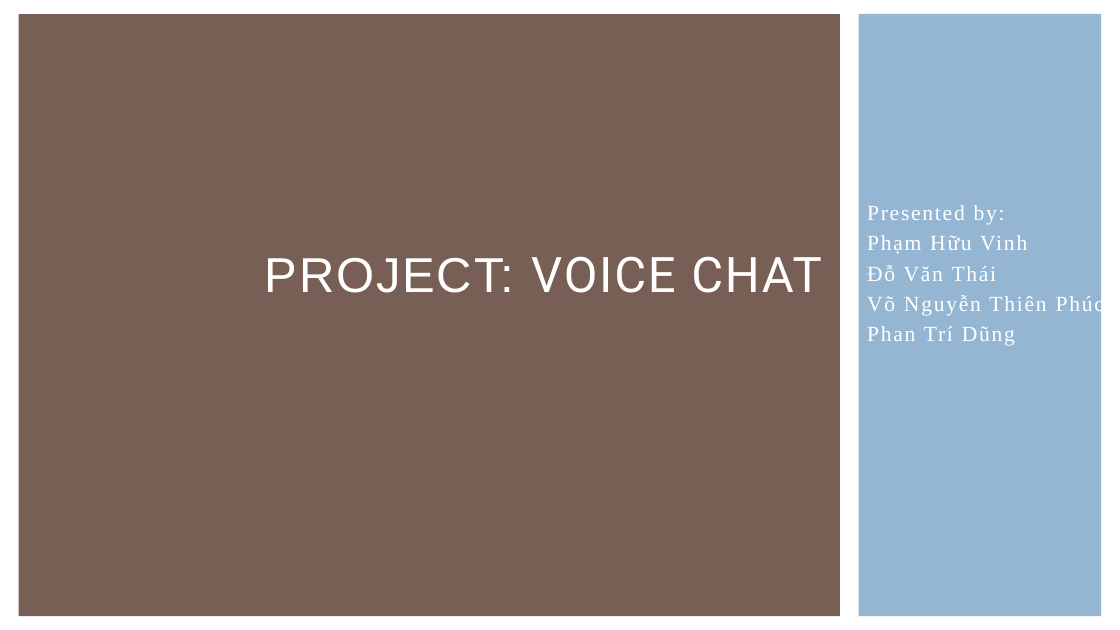
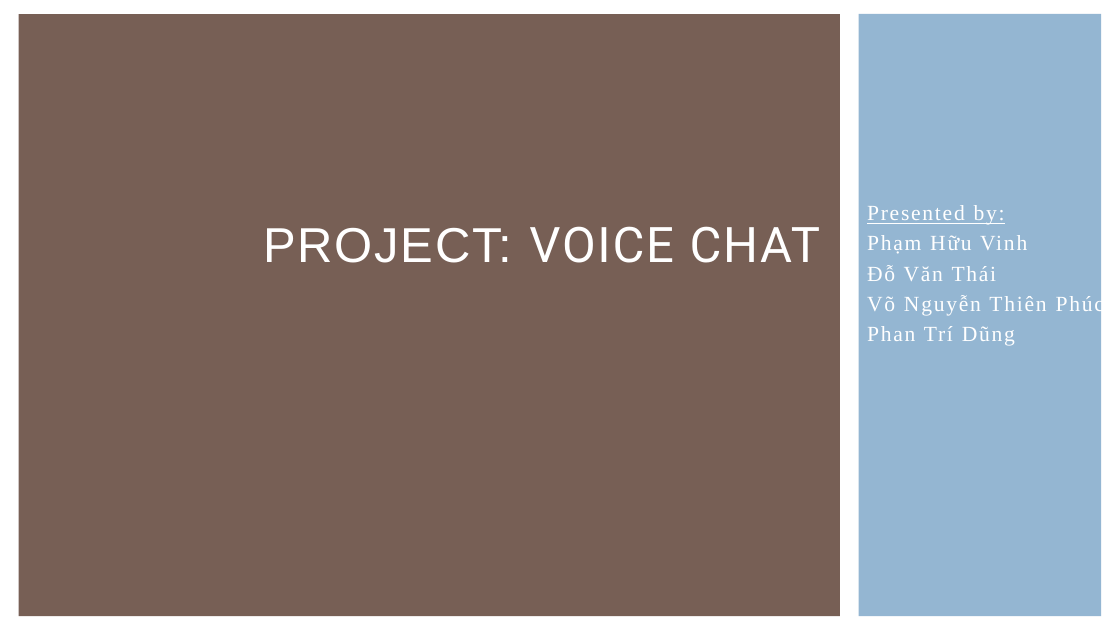
Before and after one commit to pt4everluv/-n-Java, a slide deck: slide 1 of Slide/Project.pptx. Drawn at 1120x630 pixels with LibreOffice and Linux fonts; fonts in the diff are those of the drawing. Boxes give left, top, right and bottom in pixels: in the first picture for what was removed or moved away, otherwise in the second. Text is boxed around its words. In the diff, an @@ line names an element or a change of style, - is before the commit and + after.

```diff
--- a/Slide/Project.pptx
+++ b/Slide/Project.pptx
@@ title "PROJECT: VOICE CHAT" moved from (x1=265, y1=256, x2=822, y2=293) to (x1=263, y1=226, x2=821, y2=263) @@
@@ subtitle at (x1=867, y1=205, x2=1005, y2=225): underline on in "Presented by:" @@
```
Also in this commit, not shown: 3 other slides changed.
